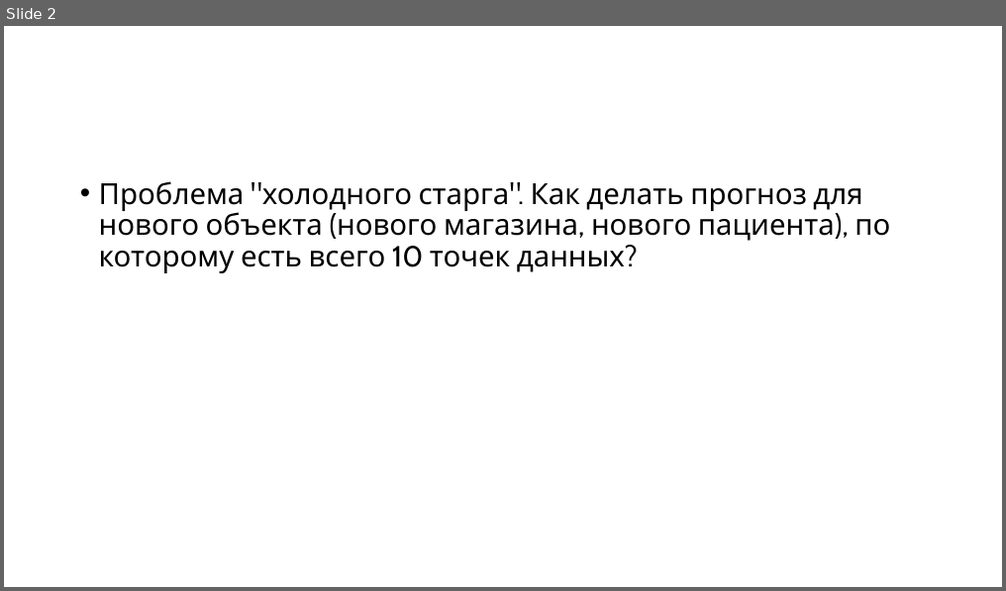
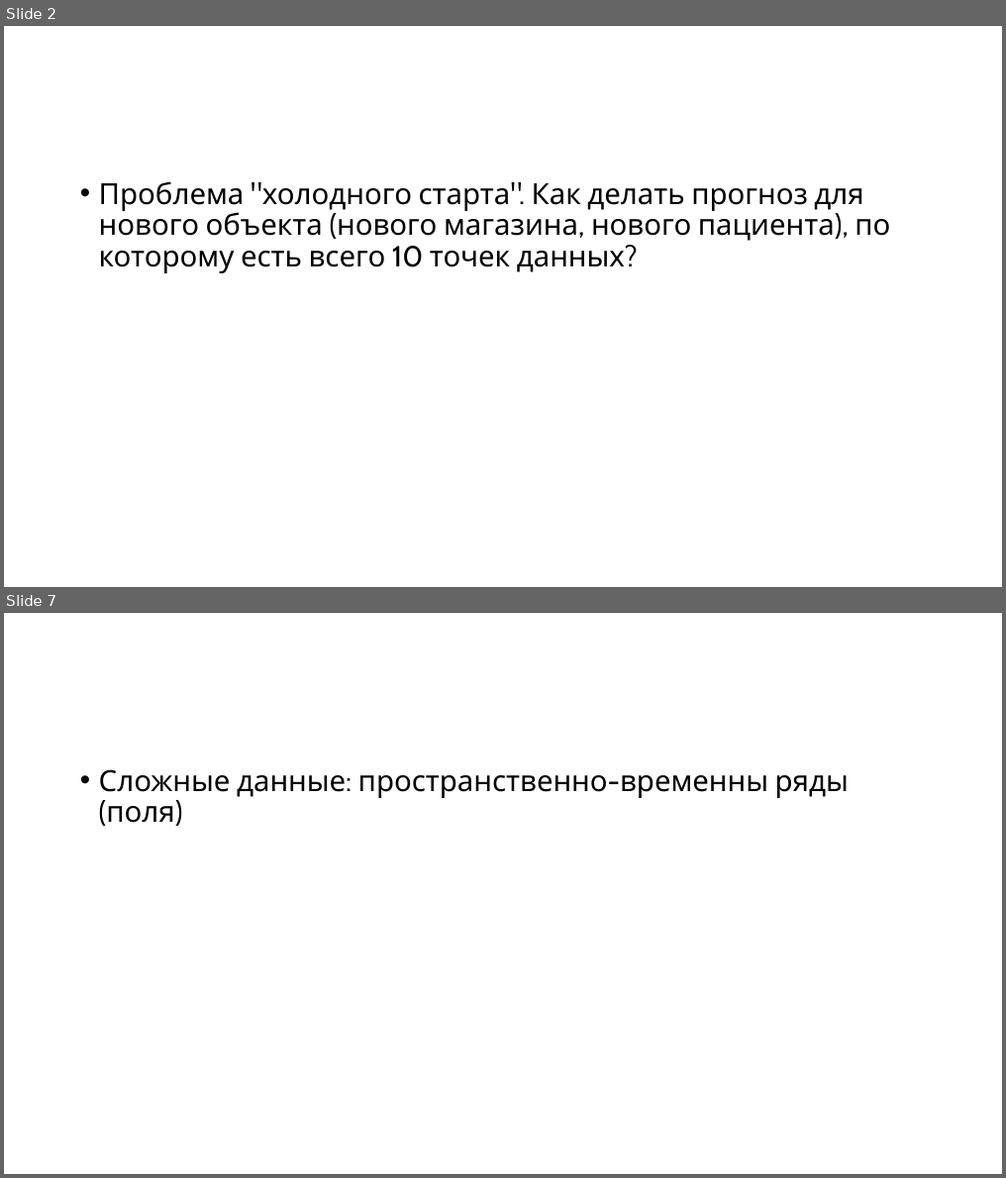
Before and after one commit to MVRonkin/TimeSeriesCourse, a slide deck: 2025/LEC/08 работа с индустриальными ВР.pptx. Shown one above the other, each under a label of ours: slide 2 before the commit, slides 2 and 7 after it; the slides between them are not shown. The pictures are 1006x591 and 1006x1178 pixels, drawn with LibreOffice and Linux fonts; fonts in the diff are those of the drawing. Boxes give left, top, right and bottom in pixels: in the first picture for what was removed or moved away, otherwise in the second. Text is boxed around its words. In the diff, an @@ line names an element or a change of style, - is before the commit and + after.

```diff
--- a/2025/LEC/08 работа с индустриальными ВР.pptx
+++ b/2025/LEC/08 работа с индустриальными ВР.pptx
@@ slide 7 added at box(4, 613, 1002, 1174), background #FFFFFF @@
@@ text added at box(99, 769, 848, 823), 28 pt, text #000000 @@
+• Сложные данные: пространственно-временны ряды (поля)
@@ slide 2 changed as well @@
@@ text at box(99, 181, 890, 274): text changed @@
-• Проблема "холодного старга". Как делать прогноз для нового объекта (нового магазина, нового пациента), по которому есть всего 10 точек данных?
+• Проблема "холодного старта". Как делать прогноз для нового объекта (нового магазина, нового пациента), по которому есть всего 10 точек данных?
```
Also in this commit, not shown: 9 other slides added.
